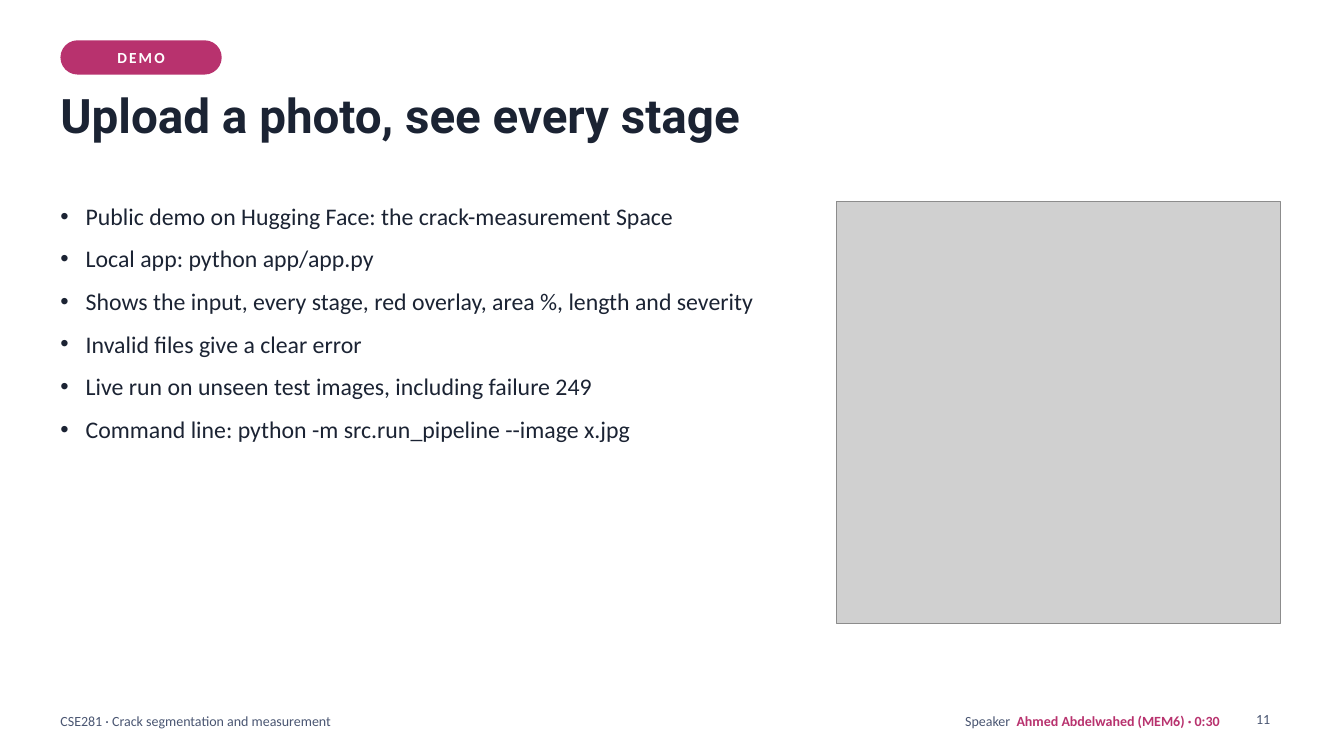
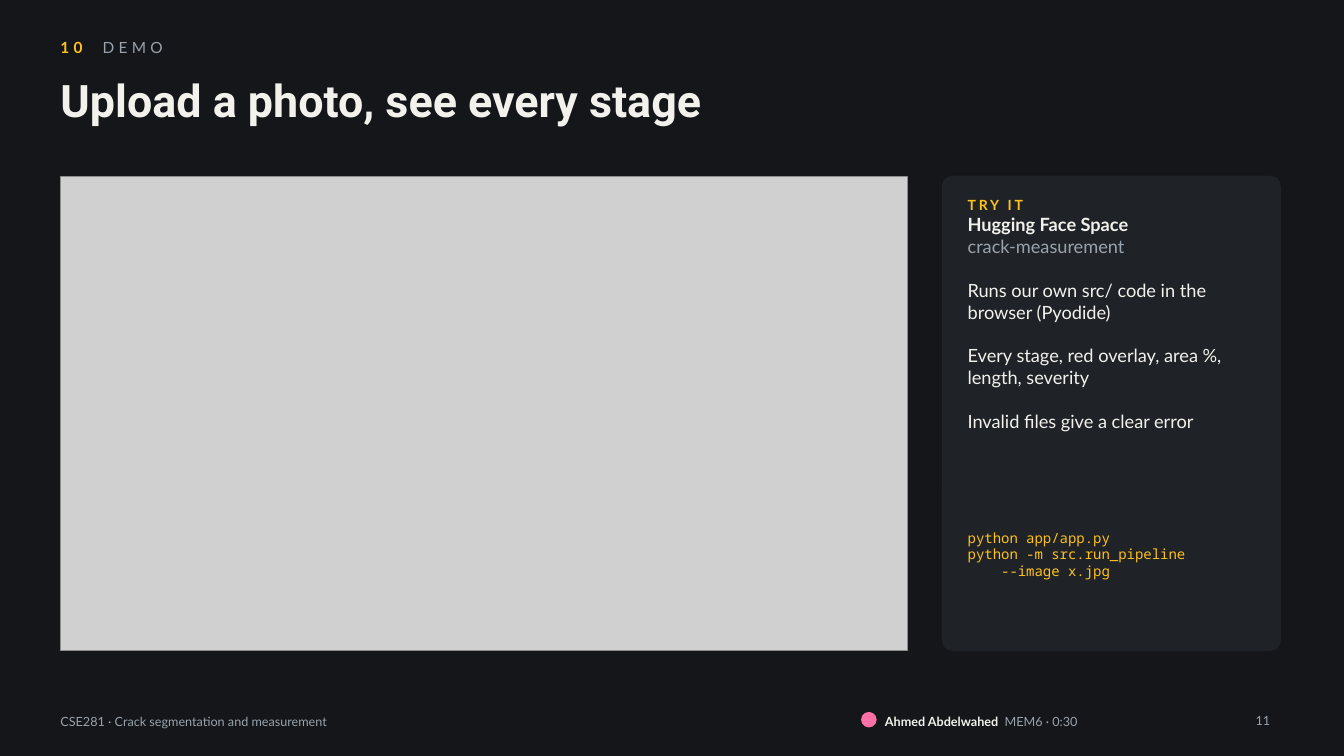
Before and after one commit to marwan19-saber/cse281-crack-segmentation, a slide deck: slide 11 of report/presentation.pptx. Drawn at 1344x756 pixels with LibreOffice and Linux fonts; fonts in the diff are those of the drawing; grey boxes stand for pictures. Boxes give left, top, right and bottom in pixels: in the first picture for what was removed or moved away, otherwise in the second. Text is boxed around its words. In the diff, an @@ line names an element or a change of style, - is before the commit and + after.

```diff
--- a/report/presentation.pptx
+++ b/report/presentation.pptx
@@ background #FFFFFF to #141619 @@
@@ rounded rectangle removed at (x1=60, y1=40, x2=222, y2=75) @@
-DEMO
@@ text added at (x1=60, y1=41, x2=163, y2=53), 11 pt, text #9AA3AD @@
+10 DEMO
@@ title "Upload a photo, see every ..." moved from (x1=60, y1=97, x2=740, y2=143) to (x1=60, y1=83, x2=701, y2=127) @@
@@ title "Upload a photo, see every ..." at (x1=60, y1=83, x2=701, y2=127): size 34 to 32 pt, text colour #1B2333 to #F2F1EC @@
@@ picture added at (x1=60, y1=176, x2=907, y2=650) @@
@@ rounded rectangle added at (x1=943, y1=176, x2=1280, y2=650), fill #1F2327, outline #1F2327 1 pt @@
@@ text removed at (x1=86, y1=208, x2=753, y2=442) @@
-• Public demo on Hugging Face: the crack-measurement Space
-• Local app: python app/app.py
-• Shows the input, every stage, red overlay, area %, length and severity
-• Invalid files give a clear error
-• Live run on unseen test images, including failure 249
-• Command line: python -m src.run_pipeline --image x.jpg
@@ picture removed at (x1=837, y1=202, x2=1280, y2=624) @@
@@ text added at (x1=968, y1=200, x2=1206, y2=432), 13 pt, text #F2F1EC @@
+TRY IT
+Hugging Face Space
+crack-measurement
+Runs our own src/ code in the browser (Pyodide)
+Every stage, red overlay, area %, length, severity
+Invalid files give a clear error
@@ text added at (x1=968, y1=532, x2=1185, y2=580), 10 pt, text #FFC21A @@
+python app/app.py
+python -m src.run_pipeline
+--image x.jpg
@@ text "CSE281 · Crack segmentation and ..." at (x1=60, y1=717, x2=327, y2=729): size 10 to 9 pt, font Calibri to Lato, text colour #4A5672 to #9AA3AD @@
@@ ellipse added at (x1=862, y1=713, x2=876, y2=727), fill #FF6FA8, outline #FF6FA8 1 pt @@
@@ text at (x1=885, y1=716, x2=1077, y2=726): text changed; size 10 to 9 pt; font Calibri to Lato; text colour #B8326E to #F2F1EC @@
-Speaker Ahmed Abdelwahed (MEM6) · 0:30
+Ahmed Abdelwahed MEM6 · 0:30
@@ page number at (x1=1256, y1=716, x2=1271, y2=725): size 10 to 9 pt, font Calibri to Lato, text colour #4A5672 to #9AA3AD @@
```
Also in this commit, not shown: 10 other slides changed, 2 slides added, 2 slides removed.
